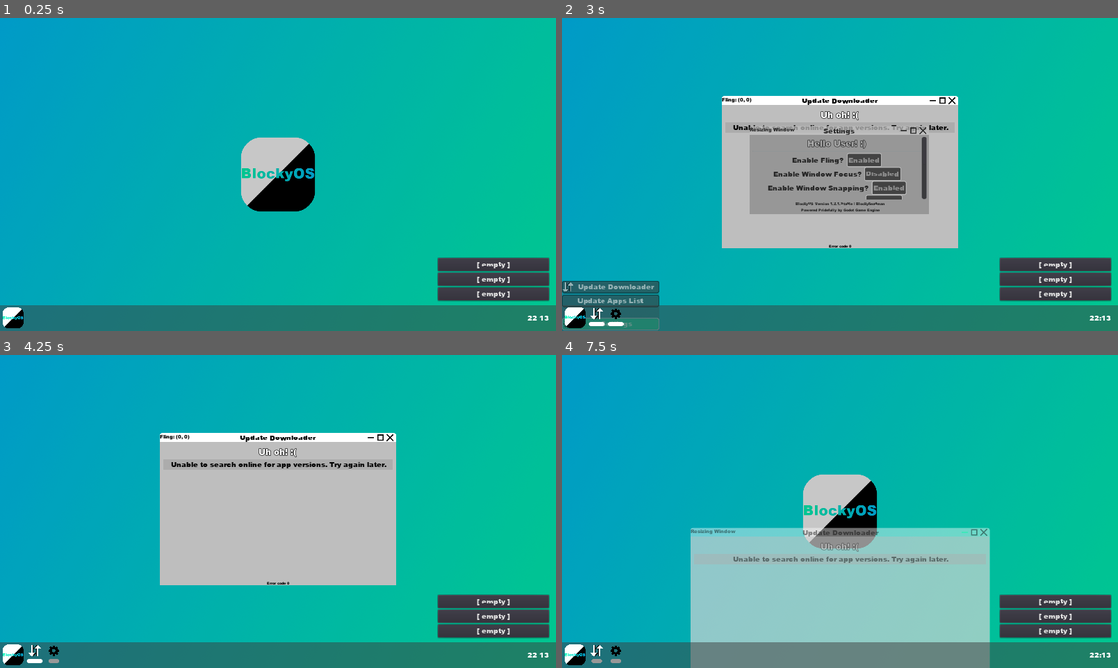
Above: before the commit, frames 1-4 (two rows, left to right).
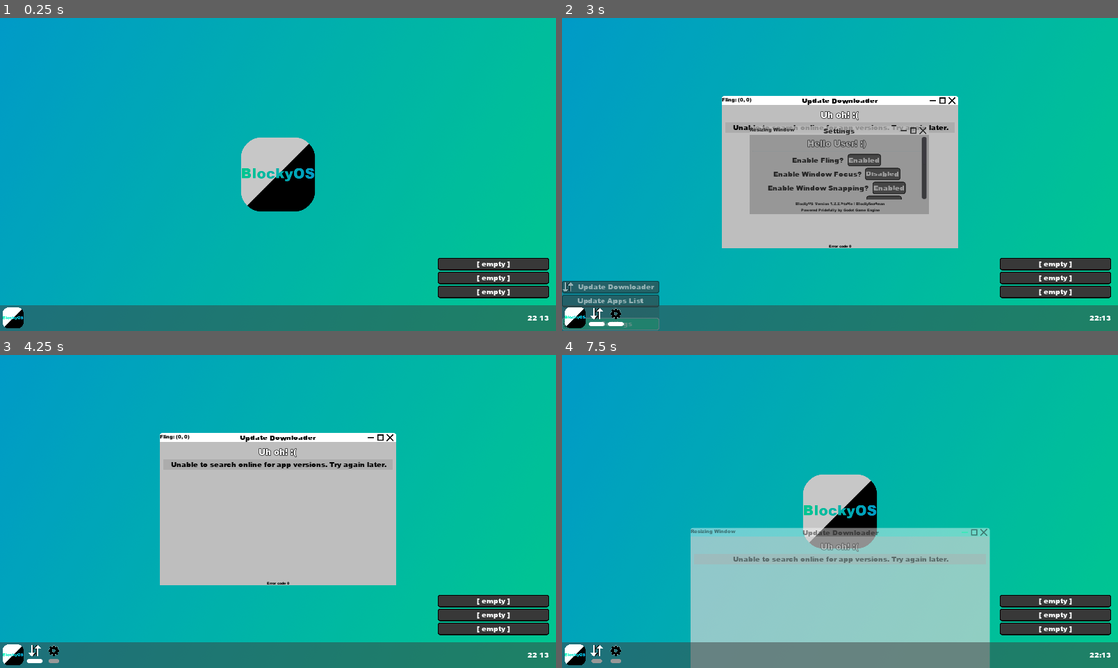
Above: after the commit, the same moments.

Repository: Blockyheadman/BlockyOS
Game: Godot game, scene res://scenes/Desktop.tscn
The game is run twice, just before and just after one commit, with the same random seed, the same clock (stepped at 60 frames per second) and the same inputs.
Inputs (mouse positions are in pixels of both pictures, inside the frame that each line leads up to):
- Up to frame 1 (0.25 s): no input
- Up to frame 2 (3 s): click (573, 318) at 0.5 s; click "Update Downloader" at 1.25 s; click (573, 318) at 2 s; click "Settings" at 2.75 s
- Up to frame 3 (4.25 s): click (372, 436) at 3.52 s
- Up to frame 4 (7.5 s): click (940, 436) at 4.25 s; click "[ empty ]" at 5 s; click "[ empty ]" at 5.75 s; click "[ empty ]" at 6.5 s; click (1090, 358) at 7.25 s

The runs differ from the first frame. In frame 1, 1.2% of the frame differs, in the area x 78-99%, y 76-91%; in frame 2, 1.5%, in the area x 0-99%, y 43-100%; in frame 3, 1.2%; in frame 4, 1.2%.

Commit message:
Version 1.2.2

Diff:
--- a/resources/presets/GeneralButton.tres
+++ b/resources/presets/GeneralButton.tres
@@ -1,4 +1,16 @@
-[gd_resource type="Theme" load_steps=4 format=2]
+[gd_resource type="Theme" load_steps=5 format=2]
+
+[sub_resource type="StyleBoxFlat" id=6]
+bg_color = Color( 0, 0, 0, 1 )
+border_width_left = 2
+border_width_top = 2
+border_width_right = 2
+border_width_bottom = 2
+border_color = Color( 0.243137, 0.243137, 0.243137, 1 )
+corner_radius_top_left = 5
+corner_radius_top_right = 5
+corner_radius_bottom_right = 5
+corner_radius_bottom_left = 5
 
 [sub_resource type="StyleBoxFlat" id=4]
 bg_color = Color( 0, 1, 0.670588, 1 )
@@ -40,6 +52,7 @@
 Button/colors/font_color = Color( 1, 1, 1, 1 )
 Button/colors/font_color_hover = Color( 1, 1, 1, 1 )
 Button/colors/font_color_pressed = Color( 0.839216, 0.839216, 0.839216, 1 )
+Button/styles/disabled = SubResource( 6 )
 Button/styles/hover = SubResource( 4 )
 Button/styles/normal = SubResource( 2 )
 Button/styles/pressed = SubResource( 5 )
--- a/scenes/Desktop.tscn
+++ b/scenes/Desktop.tscn
@@ -175,20 +175,23 @@
 
 [node name="Debug1" type="Button" parent="Debugging/DebugTools/GridContainer"]
 margin_right = 256.0
-margin_bottom = 29.0
+margin_bottom = 27.0
 size_flags_horizontal = 3
+theme = ExtResource( 4 )
 text = "[ empty ]"
 
 [node name="Debug2" type="Button" parent="Debugging/DebugTools/GridContainer"]
-margin_top = 33.0
+margin_top = 31.0
 margin_right = 256.0
-margin_bottom = 62.0
+margin_bottom = 58.0
+theme = ExtResource( 4 )
 text = "[ empty ]"
 
 [node name="Debug3" type="Button" parent="Debugging/DebugTools/GridContainer"]
-margin_top = 66.0
+margin_top = 62.0
 margin_right = 256.0
-margin_bottom = 95.0
+margin_bottom = 89.0
+theme = ExtResource( 4 )
 text = "[ empty ]"
 
 [connection signal="pressed" from="MenuBar/StartMenu/VBoxContainer/UpdateDownloader" to="." method="_on_UpdateDownloader_pressed"]
--- a/scenes/Settings.tscn
+++ b/scenes/Settings.tscn
@@ -1,9 +1,10 @@
-[gd_scene load_steps=12 format=2]
+[gd_scene load_steps=11 format=2]
 
 [ext_resource path="res://resources/fonts/ariblk.ttf" type="DynamicFontData" id=1]
 [ext_resource path="res://resources/presets/FileDialog.tres" type="Theme" id=2]
 [ext_resource path="res://resources/textures/Backgrounds/DefaultBackground.png" type="Texture" id=3]
 [ext_resource path="res://scripts/Settings.gd" type="Script" id=4]
+[ext_resource path="res://resources/presets/GeneralButton.tres" type="Theme" id=5]
 
 [sub_resource type="DynamicFont" id=5]
 size = 20
@@ -15,37 +16,6 @@
 
 [sub_resource type="StyleBoxFlat" id=7]
 bg_color = Color( 0.679688, 0.679688, 0.679688, 1 )
-
-[sub_resource type="StyleBoxFlat" id=2]
-border_width_left = 2
-border_width_top = 2
-border_width_right = 2
-border_width_bottom = 2
-border_color = Color( 0, 0, 0, 1 )
-corner_radius_top_left = 4
-corner_radius_top_right = 4
-corner_radius_bottom_right = 4
-corner_radius_bottom_left = 4
-expand_margin_left = 2.0
-expand_margin_right = 2.0
-expand_margin_top = 2.0
-expand_margin_bottom = 2.0
-
-[sub_resource type="StyleBoxFlat" id=4]
-bg_color = Color( 0.368627, 0.368627, 0.368627, 1 )
-border_width_left = 2
-border_width_top = 2
-border_width_right = 2
-border_width_bottom = 2
-border_color = Color( 0, 0, 0, 1 )
-corner_radius_top_left = 4
-corner_radius_top_right = 4
-corner_radius_bottom_right = 4
-corner_radius_bottom_left = 4
-expand_margin_left = 2.0
-expand_margin_right = 2.0
-expand_margin_top = 2.0
-expand_margin_bottom = 2.0
 
 [sub_resource type="StyleBoxFlat" id=3]
 bg_color = Color( 0.207843, 0.207843, 0.207843, 1 )
@@ -170,9 +140,7 @@
 margin_left = 185.0
 margin_right = 261.0
 margin_bottom = 27.0
-custom_styles/hover = SubResource( 2 )
-custom_styles/pressed = SubResource( 4 )
-custom_styles/normal = SubResource( 3 )
+theme = ExtResource( 5 )
 text = "Enabled"
 
 [node name="BGWindowEffect" type="HBoxContainer" parent="MarginContainer/VBoxContainer/ScrollContainer/VBoxContainer/MainContainer/Settings"]
@@ -193,9 +161,7 @@
 margin_left = 225.0
 margin_right = 305.0
 margin_bottom = 27.0
-custom_styles/hover = SubResource( 2 )
-custom_styles/pressed = SubResource( 4 )
-custom_styles/normal = SubResource( 3 )
+theme = ExtResource( 5 )
 text = "Disabled"
 
 [node name="WindowSnap" type="HBoxContainer" parent="MarginContainer/VBoxContainer/ScrollContainer/VBoxContainer/MainContainer/Settings"]
@@ -215,9 +181,7 @@
 margin_left = 242.0
 margin_right = 318.0
 margin_bottom = 27.0
-custom_styles/hover = SubResource( 2 )
-custom_styles/pressed = SubResource( 4 )
-custom_styles/normal = SubResource( 3 )
+theme = ExtResource( 5 )
 text = "Enabled"
 
 [node name="CSec" type="HBoxContainer" parent="MarginContainer/VBoxContainer/ScrollContainer/VBoxContainer/MainContainer/Settings"]
@@ -238,9 +202,7 @@
 margin_left = 227.0
 margin_right = 307.0
 margin_bottom = 27.0
-custom_styles/hover = SubResource( 2 )
-custom_styles/pressed = SubResource( 4 )
-custom_styles/normal = SubResource( 3 )
+theme = ExtResource( 5 )
 text = "Disabled"
 
 [node name="HSeparator" type="HSeparator" parent="MarginContainer/VBoxContainer/ScrollContainer/VBoxContainer/MainContainer/Settings"]
@@ -265,9 +227,7 @@
 margin_top = 27.0
 margin_right = 318.0
 margin_bottom = 54.0
-custom_styles/hover = SubResource( 2 )
-custom_styles/pressed = SubResource( 4 )
-custom_styles/normal = SubResource( 3 )
+theme = ExtResource( 5 )
 text = "Change Background"
 icon = ExtResource( 3 )
 expand_icon = true
@@ -276,9 +236,7 @@
 margin_top = 58.0
 margin_right = 318.0
 margin_bottom = 85.0
-custom_styles/hover = SubResource( 2 )
-custom_styles/pressed = SubResource( 4 )
-custom_styles/normal = SubResource( 3 )
+theme = ExtResource( 5 )
 text = "Reset Background"
 
 [node name="ChangeColor" type="VBoxContainer" parent="MarginContainer/VBoxContainer/ScrollContainer/VBoxContainer/MainContainer/Settings"]
@@ -298,8 +256,7 @@
 margin_top = 27.0
 margin_right = 318.0
 margin_bottom = 54.0
-custom_styles/hover = SubResource( 2 )
-custom_styles/pressed = SubResource( 4 )
+theme = ExtResource( 5 )
 custom_styles/normal = SubResource( 3 )
 text = "Change Color"
 expand_icon = true
@@ -310,9 +267,7 @@
 margin_top = 58.0
 margin_right = 318.0
 margin_bottom = 85.0
-custom_styles/hover = SubResource( 2 )
-custom_styles/pressed = SubResource( 4 )
-custom_styles/normal = SubResource( 3 )
+theme = ExtResource( 5 )
 text = "Reset Color"
 
 [node name="DescriptionLabel" type="Label" parent="MarginContainer/VBoxContainer"]
--- a/scripts/Desktop.gd
+++ b/scripts/Desktop.gd
@@ -50,6 +50,8 @@
 	print("\nApps installed: " + str(apps))
 
 	get_tree().connect("files_dropped", self, "dropped_files")
+
+	OS.request_permissions()
 
 func _input(event):
 	if event is InputEventKey:
--- a/scripts/GLOBAL.gd
+++ b/scripts/GLOBAL.gd
@@ -15,7 +15,7 @@
 
 var verison_major : int = 1
 var verison_minor : int = 2
-var verison_revision : int = 1
+var verison_revision : int = 2
 var version_full : String = str(verison_major) + "." + str(verison_minor) + "." + str(verison_revision)
 var version_state : String = "Stable"
 
--- a/scripts/Settings.gd
+++ b/scripts/Settings.gd
@@ -6,15 +6,29 @@
 onready var window_snap_button = $MarginContainer/VBoxContainer/ScrollContainer/VBoxContainer/MainContainer/Settings/WindowSnap/Button
 onready var csec_button = $MarginContainer/VBoxContainer/ScrollContainer/VBoxContainer/MainContainer/Settings/CSec/Button
 onready var color_button = $MarginContainer/VBoxContainer/ScrollContainer/VBoxContainer/MainContainer/Settings/ChangeColor/Button
+onready var bg_button = $MarginContainer/VBoxContainer/ScrollContainer/VBoxContainer/MainContainer/Settings/Background/Button
+onready var reset_bg = $MarginContainer/VBoxContainer/ScrollContainer/VBoxContainer/MainContainer/Settings/Background/ResetBG
 onready var reset_color = $MarginContainer/VBoxContainer/ScrollContainer/VBoxContainer/MainContainer/Settings/ChangeColor/ResetColor
 onready var description_label = $MarginContainer/VBoxContainer/DescriptionLabel
-onready var bg_button = $MarginContainer/VBoxContainer/ScrollContainer/VBoxContainer/MainContainer/Settings/Background/Button
+
+var permissions_granted : PoolStringArray
 
 func _ready():
+	permissions_granted = OS.get_granted_permissions()
 	#info_label.text = info_label.text.replace("{app_path}", str(OS.get_user_data_dir() + "/apps/"))
 	info_label.queue_free()
 
 	description_label.text = description_label.text.replace("{version}", str(Global.version_full) + "." + str(Global.version_state))
+
+	if OS.get_name() == "Android":
+		if permissions_granted.find("android.permission.READ_EXTERNAL_STORAGE") == -1:
+			bg_button.disabled = true
+			reset_bg.disabled = true
+		else:
+			bg_button.disabled = false
+			reset_bg.disabled = false
+
+	$BGDialog.set_current_dir(OS.get_system_dir(OS.SYSTEM_DIR_PICTURES))
 
 func _process(delta):
 	if Global.fling_enabled:
--- a/scripts/UpdateDownloader.gd
+++ b/scripts/UpdateDownloader.gd
@@ -17,6 +17,8 @@
 		get_parent().window_min_size = Vector2(320,300)
 	set_process(false)
 	selected_dll.text = download_location
+
+	download_loc.current_path = download_location
 
 	file_checker.request("https://raw.githubusercontent.com/Blockyheadman/BlockyOS/main/versions.json")
 
--- a/versions.json
+++ b/versions.json
@@ -4,3 +4,4 @@
 "1.1.5"
 "1.2.0"
 "1.2.1"
+"1.2.2"
Binary file changed: resources/textures/Settings.png
Not shown, added: .github/ISSUE_TEMPLATE/bug_report.md!
Not shown, changed: .github/ISSUE_TEMPLATE/bug_report.yml
Not shown, added: .github/ISSUE_TEMPLATE/feature_request.md!
Not shown, changed: .github/ISSUE_TEMPLATE/feature_request.yml
